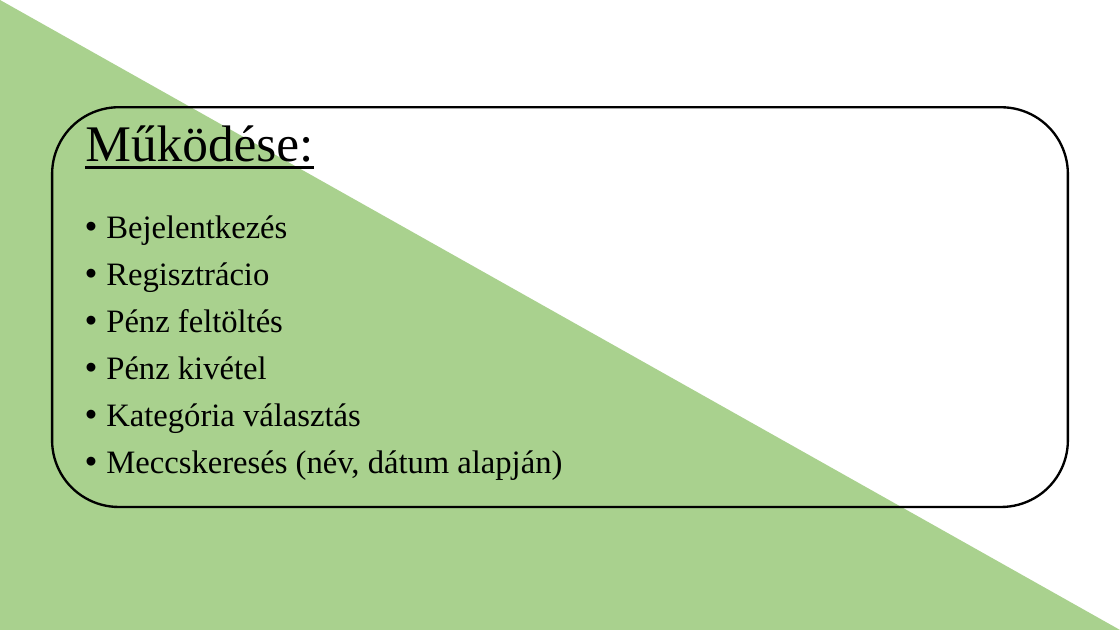
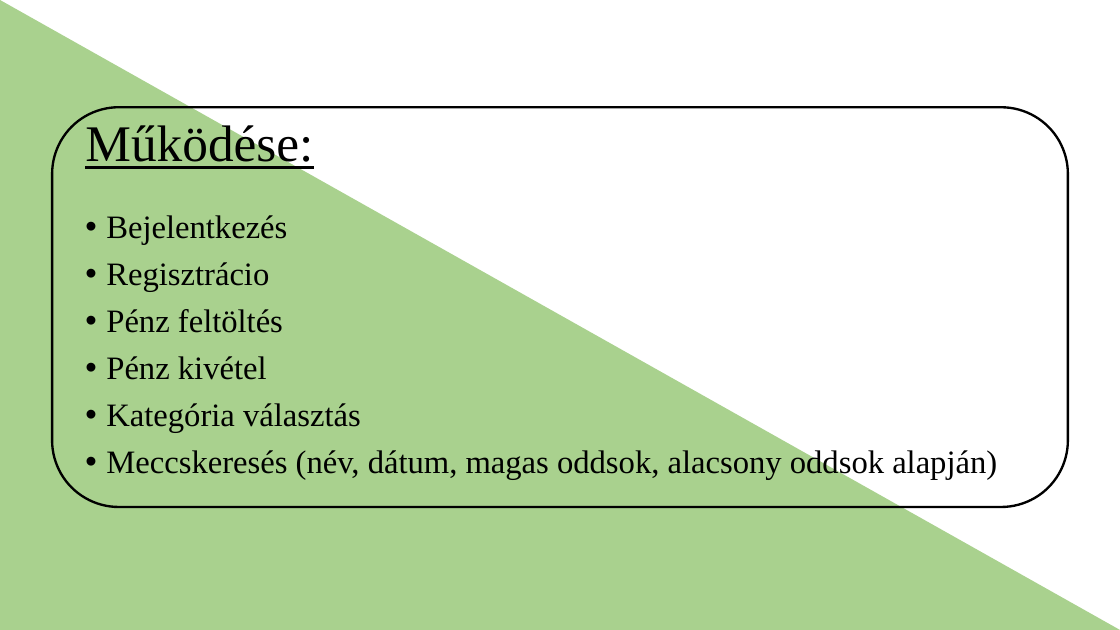
Before and after one commit to jedlikbalint/tippmix, a slide deck: slide 2 of tippmix.pptx. Drawn at 1120x630 pixels with LibreOffice and Linux fonts; fonts in the diff are those of the drawing. Boxes give left, top, right and bottom in pixels: in the first picture for what was removed or moved away, otherwise in the second. Text is boxed around its words. In the diff, an @@ line names an element or a change of style, - is before the commit and + after.

```diff
--- a/tippmix.pptx
+++ b/tippmix.pptx
@@ text at (x1=106, y1=447, x2=997, y2=479): text changed @@
-• Meccskeresés (név, dátum alapján)
+• Meccskeresés (név, dátum, magas oddsok, alacsony oddsok alapján)
```
